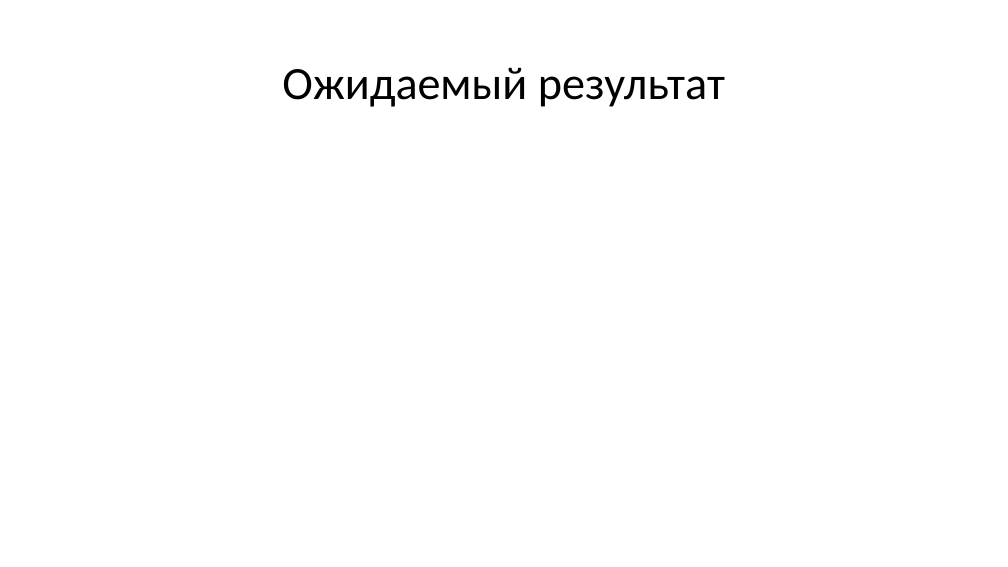
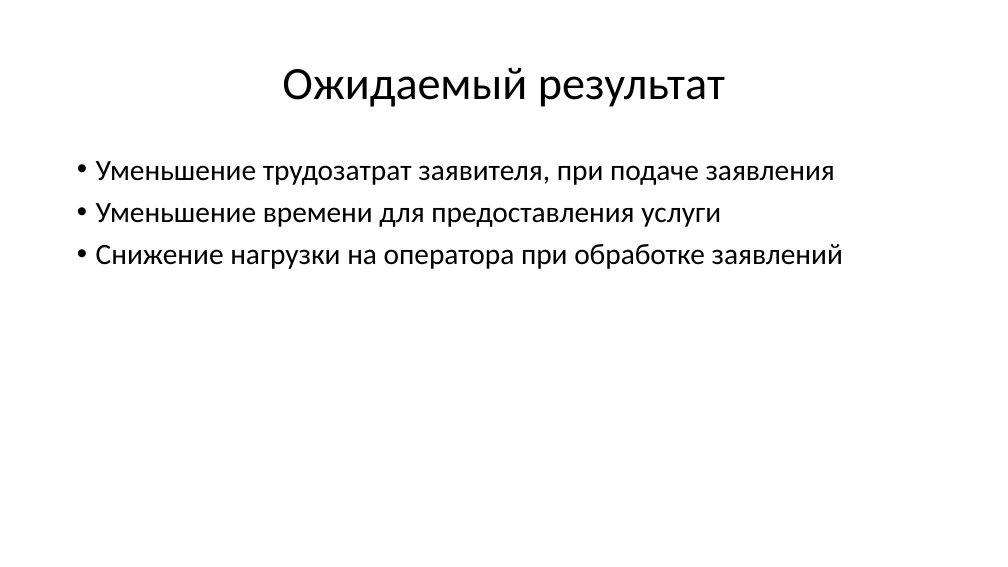
Before and after one commit to mcdodik20008/docs, a slide deck: slide 15 of Презентация.pptx (slide 13 before the commit). Drawn at 1008x567 pixels with LibreOffice and Linux fonts; fonts in the diff are those of the drawing. Boxes give left, top, right and bottom in pixels: in the first picture for what was removed or moved away, otherwise in the second. Text is boxed around its words. In the diff, an @@ line names an element or a change of style, - is before the commit and + after.

```diff
--- a/Презентация.pptx
+++ b/Презентация.pptx
@@ text added at box(96, 161, 843, 269), 28 pt, text #303030 @@
+• Уменьшение трудозатрат заявителя, при подаче заявления
+• Уменьшение времени для предоставления услуги
+• Снижение нагрузки на оператора при обработке заявлений
```
Also in this commit, not shown: 3 other slides changed, 4 slides added, 2 slides removed, 2 other files.
